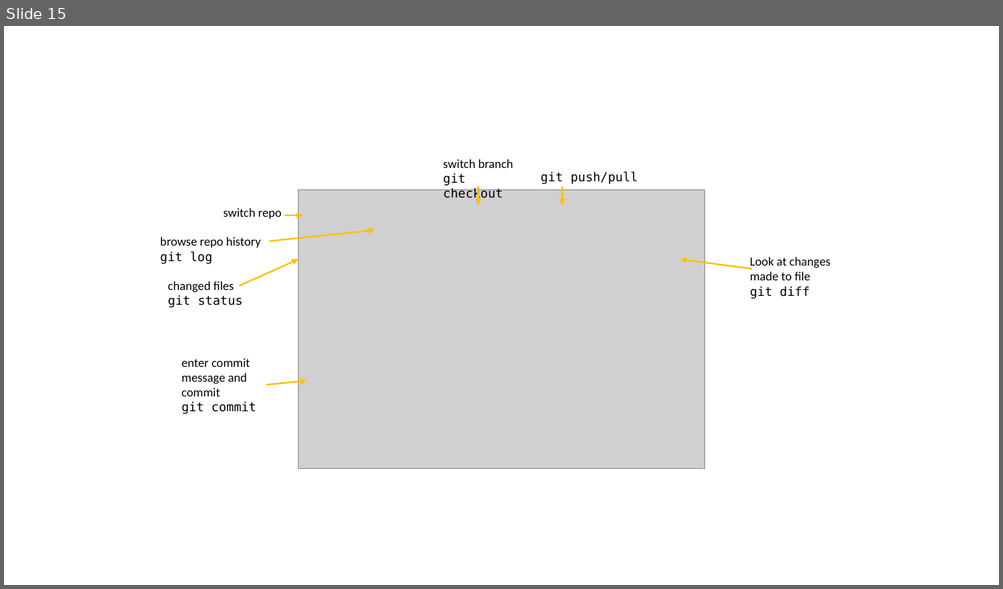
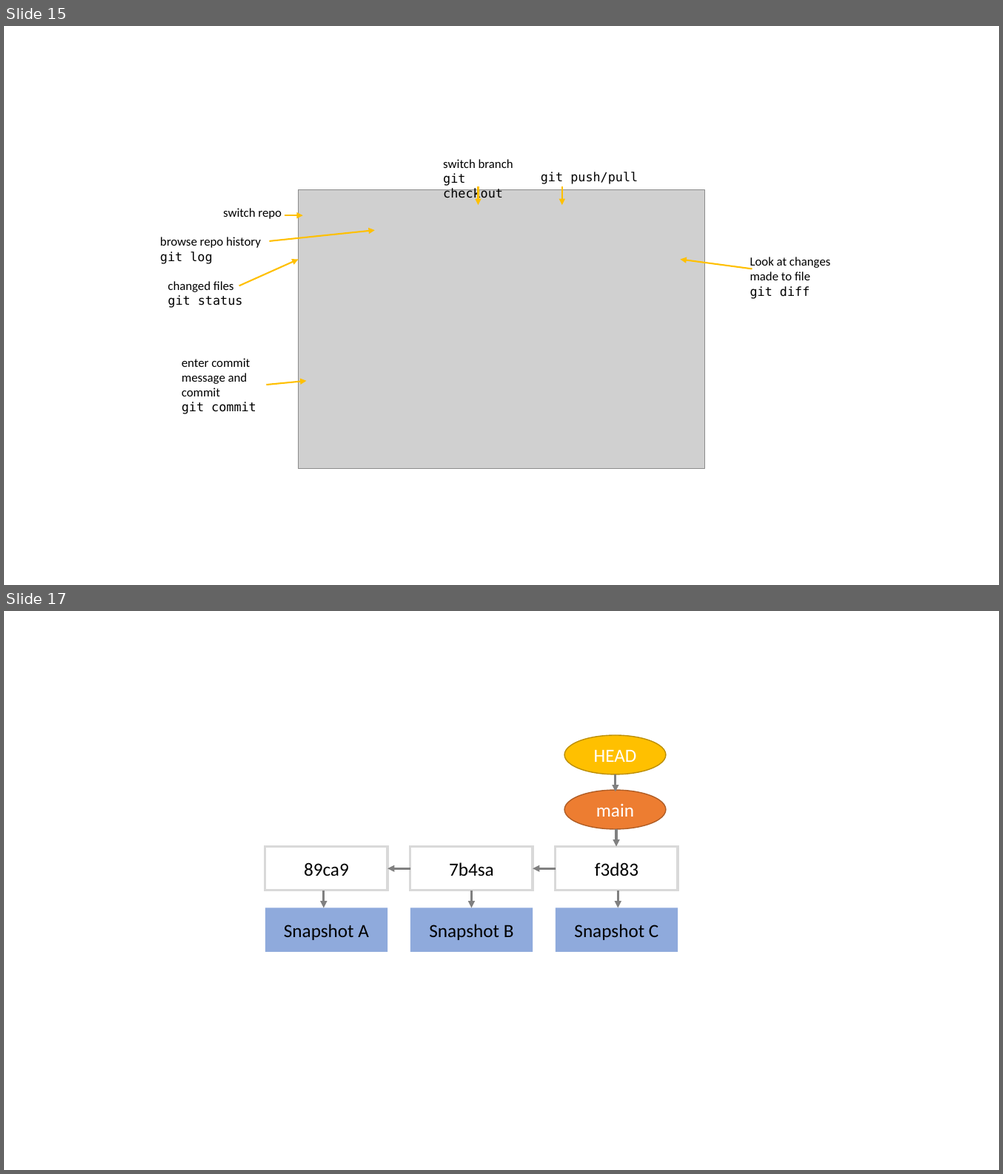
Before and after one commit to selinaZitrone/get-started-with-git, a slide deck: slides/img/images.pptx. Shown one above the other, each under a label of ours: slide 15 before the commit, slides 15 and 17 after it; the slides between them are not shown. The pictures are 1003x589 and 1003x1174 pixels, drawn with LibreOffice and Linux fonts; fonts in the diff are those of the drawing; grey boxes stand for pictures. Boxes give left, top, right and bottom in pixels: in the first picture for what was removed or moved away, otherwise in the second. Text is boxed around its words. In the diff, an @@ line names an element or a change of style, - is before the commit and + after.

```diff
--- a/slides/img/images.pptx
+++ b/slides/img/images.pptx
@@ slide 17 added at (x1=4, y1=611, x2=999, y2=1170), background #FFFFFF @@
@@ group added at (x1=265, y1=735, x2=677, y2=952): 7 arrows, 6 rectangles, 2 ellipses @@
+89ca9
+7b4sa
+f3d83
+Snapshot A
+Snapshot B
+Snapshot C
+main
+HEAD
```
Also in this commit, not shown: 8 slides changed, 3 other slides added, 18 other files.
